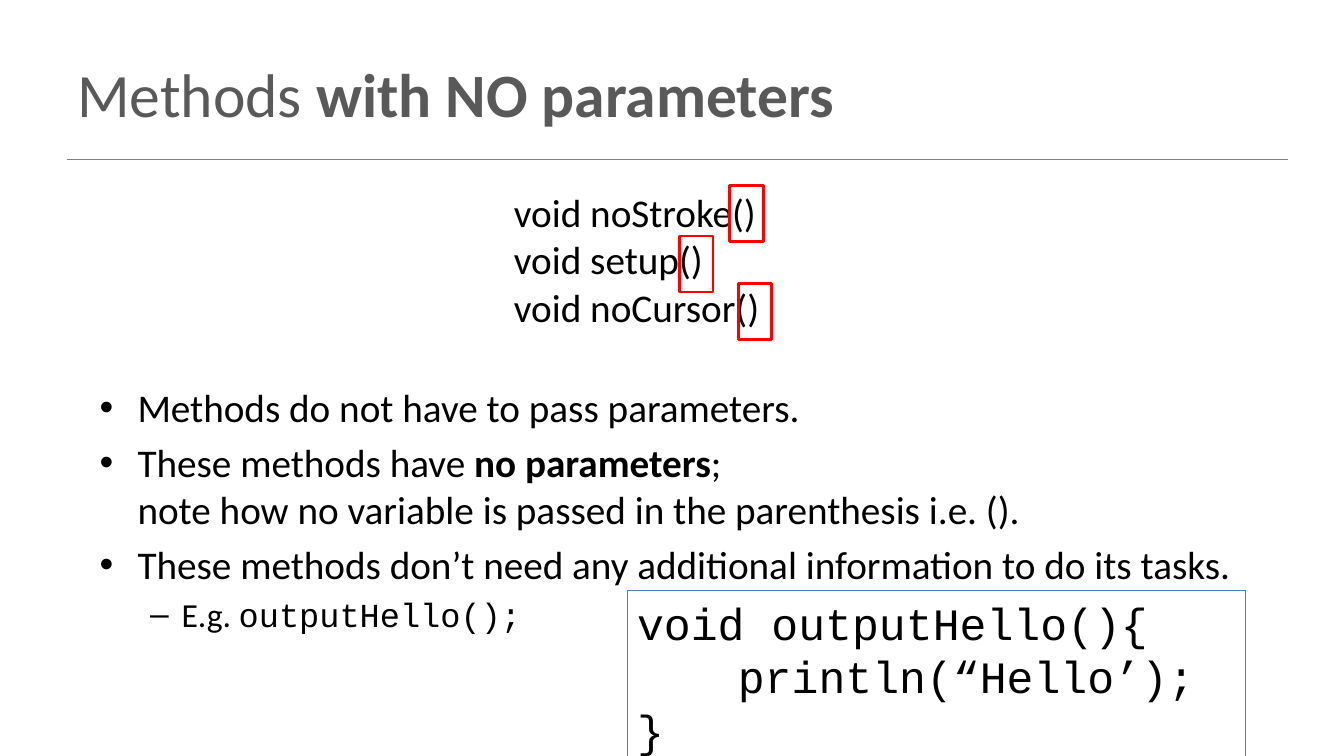
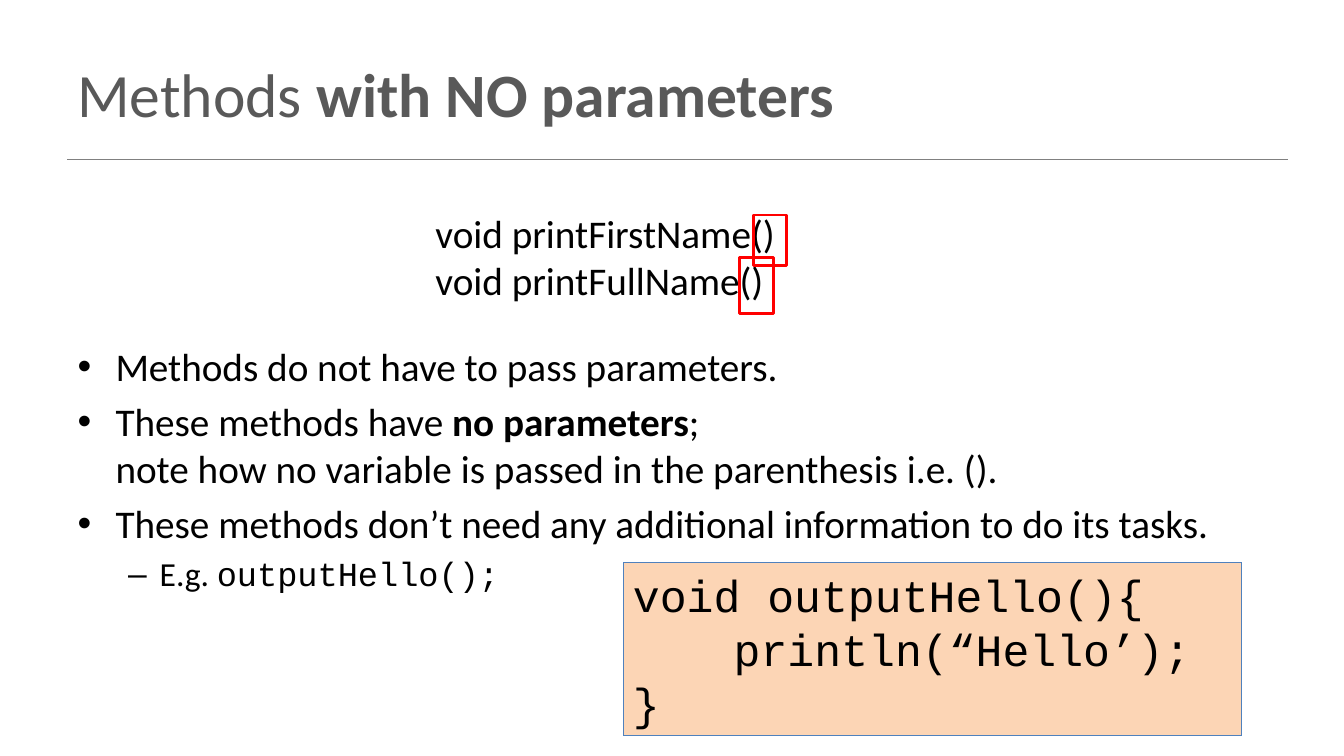
Before and after one commit to Programming-Fundamentals-SETU/prog-fund-1-sept-25, a slide deck: slide 17 of topic07-methods/unit-1/talk-0-methods-terminology/methods-terminology.pptx. Drawn at 1344x756 pixels with LibreOffice and Linux fonts; fonts in the diff are those of the drawing. Boxes give left, top, right and bottom in pixels: in the first picture for what was removed or moved away, otherwise in the second. Text is boxed around its words. In the diff, an @@ line names an element or a change of style, - is before the commit and + after.

Commit message:
first 2 slides

```diff
--- a/topic07-methods/unit-1/talk-0-methods-terminology/methods-terminology.pptx
+++ b/topic07-methods/unit-1/talk-0-methods-terminology/methods-terminology.pptx
@@ text at (435, 215, 775, 305): text changed @@
-void noStroke()
-void setup()
-void noCursor()
+void printFirstName()
+void printFullName()
@@ rectangle: place and size @@
-rectangle at (730, 186, 763, 242)
+rectangle at (753, 215, 786, 265)
@@ rectangle: place and size @@
-rectangle at (680, 236, 713, 292)
+rectangle at (740, 257, 773, 314)
@@ rectangle removed at (738, 283, 771, 340) @@
@@ text "Methods do not have to ...": place and size @@
-text "Methods do not have to ..." at (138, 394, 1230, 634)
+text "Methods do not have to ..." at (116, 353, 1208, 593)
@@ rectangle "void outputHello(){": place and size @@
-rectangle "void outputHello(){" at (627, 591, 1246, 756)
+rectangle "void outputHello(){" at (623, 563, 1242, 736)
@@ rectangle "void outputHello(){" at (623, 563, 1242, 736): fill none to #FCD5B5 @@
```
Also in this commit, not shown: 2 other slides changed, 10 other files.
